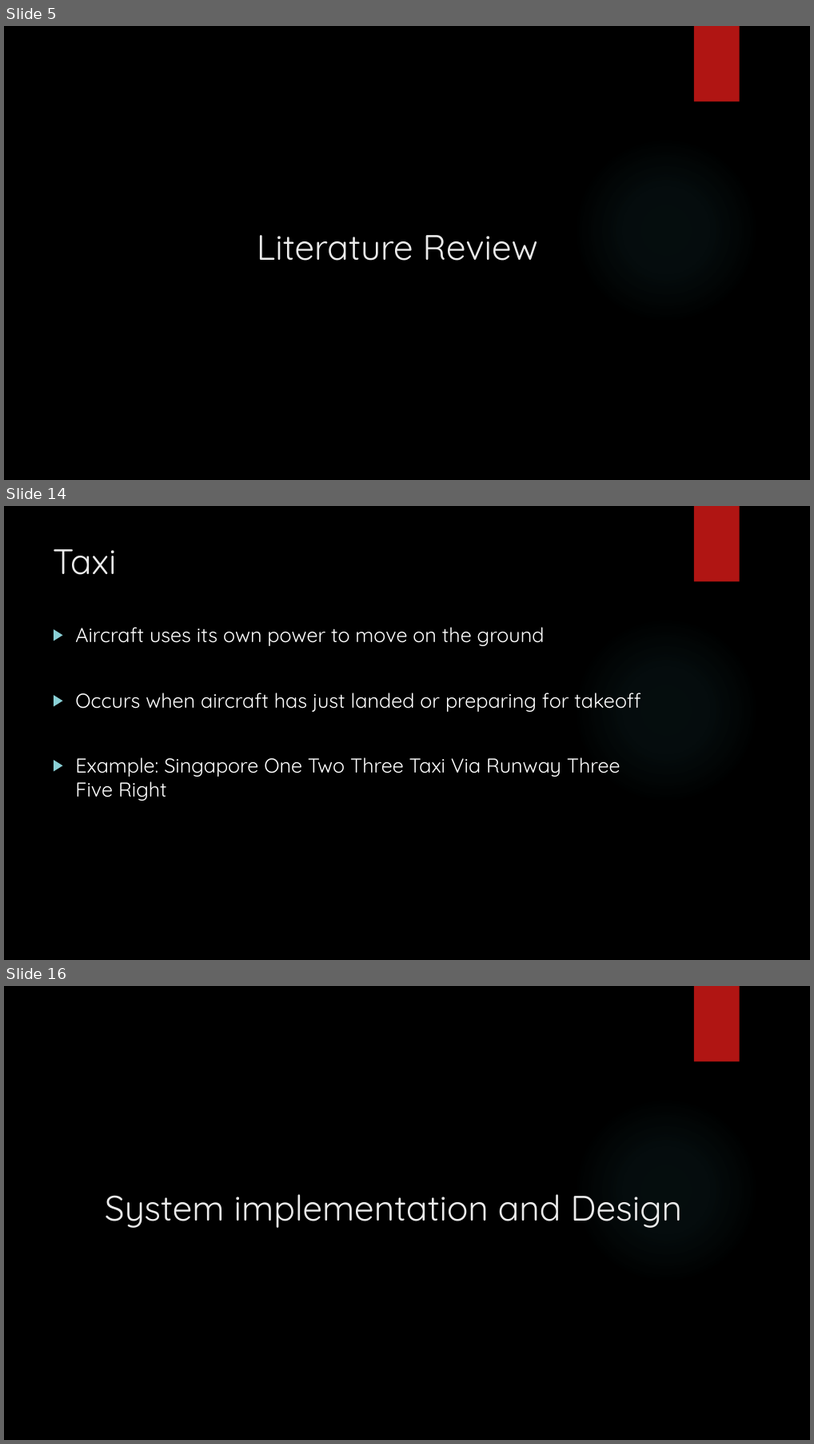
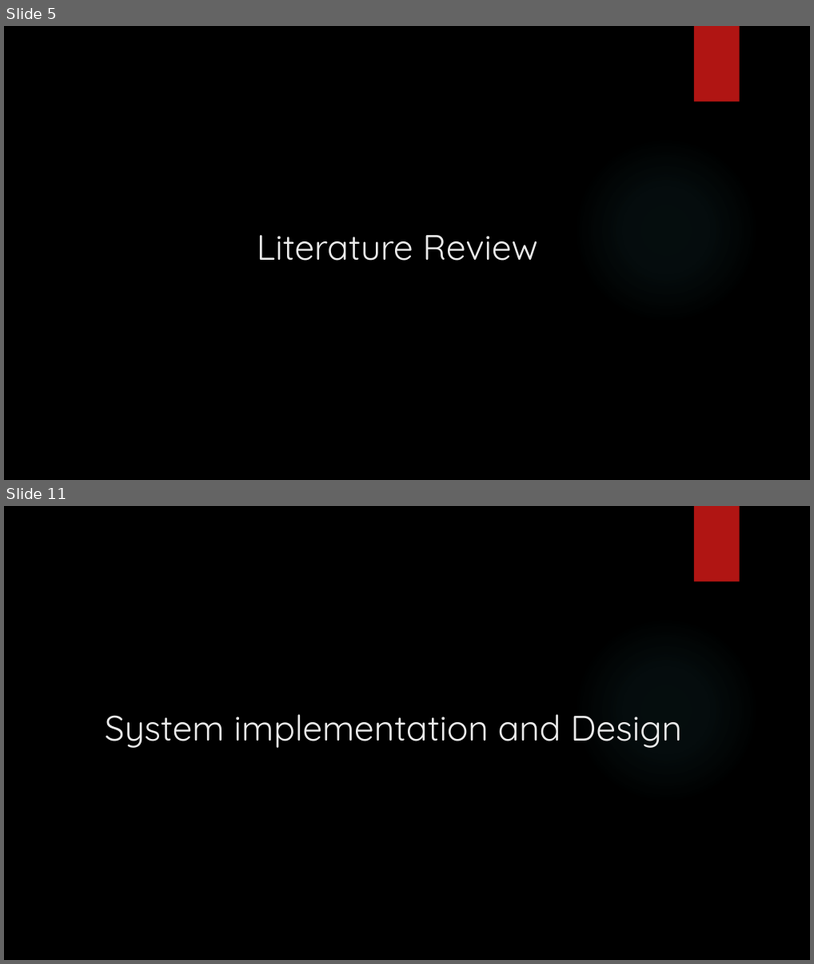
Before and after one commit to andyngchinkuan/atc-fyp, a slide deck: misc/reading-materials/Keyword and Named Entity Recognition on Air Traffic.pptx. Shown one above the other, each under a label of ours: slides 5, 14 and 16 before the commit, slides 5 and 11 after it; the slides between them are not shown. The pictures are 814x1444 and 814x964 pixels, drawn with LibreOffice and Linux fonts; fonts in the diff are those of the drawing; background and template pictures are left out. Boxes give left, top, right and bottom in pixels: in the first picture for what was removed or moved away, otherwise in the second. Text is boxed around its words. In the diff, an @@ line names an element or a change of style, - is before the commit and + after.

```diff
--- a/misc/reading-materials/Keyword and Named Entity Recognition on Air Traffic.pptx
+++ b/misc/reading-materials/Keyword and Named Entity Recognition on Air Traffic.pptx
@@ slide 14 removed at [4,506,810,960], background picture (left out); not listed: 2 template elements that a slide beside it also shows @@
@@ title removed at [53,549,117,575] @@
-Taxi
@@ text removed at [75,627,641,800] @@
-▶ Aircraft uses its own power to move on the ground
-▶ Occurs when aircraft has just landed or preparing for takeoff
-▶ Example: Singapore One Two Three Taxi Via Runway Three Five Right
@@ what was slide 16 is now slide 11 @@
```
Also in this commit, not shown: 6 slides changed, 4 other slides removed.
